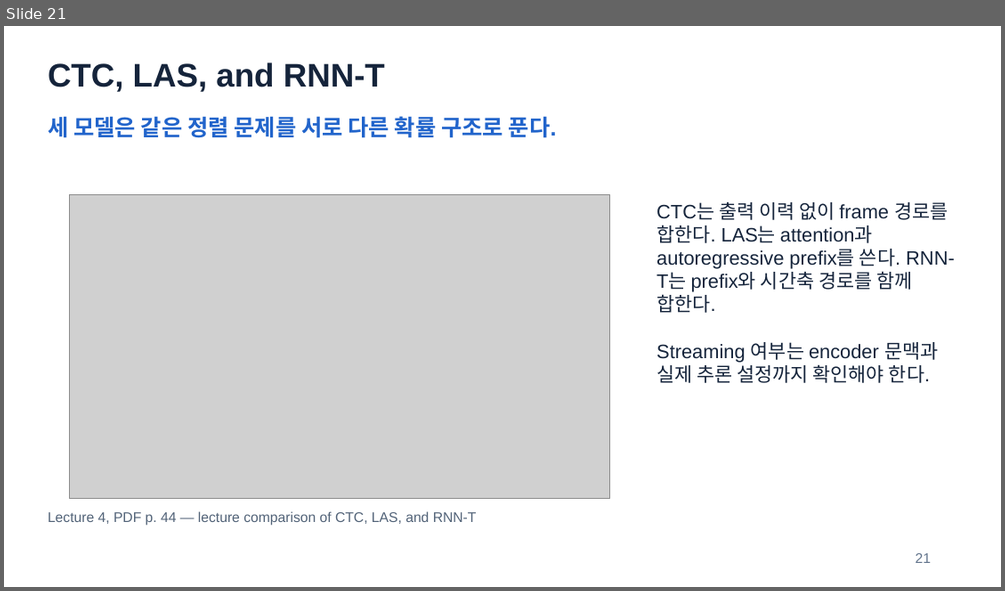
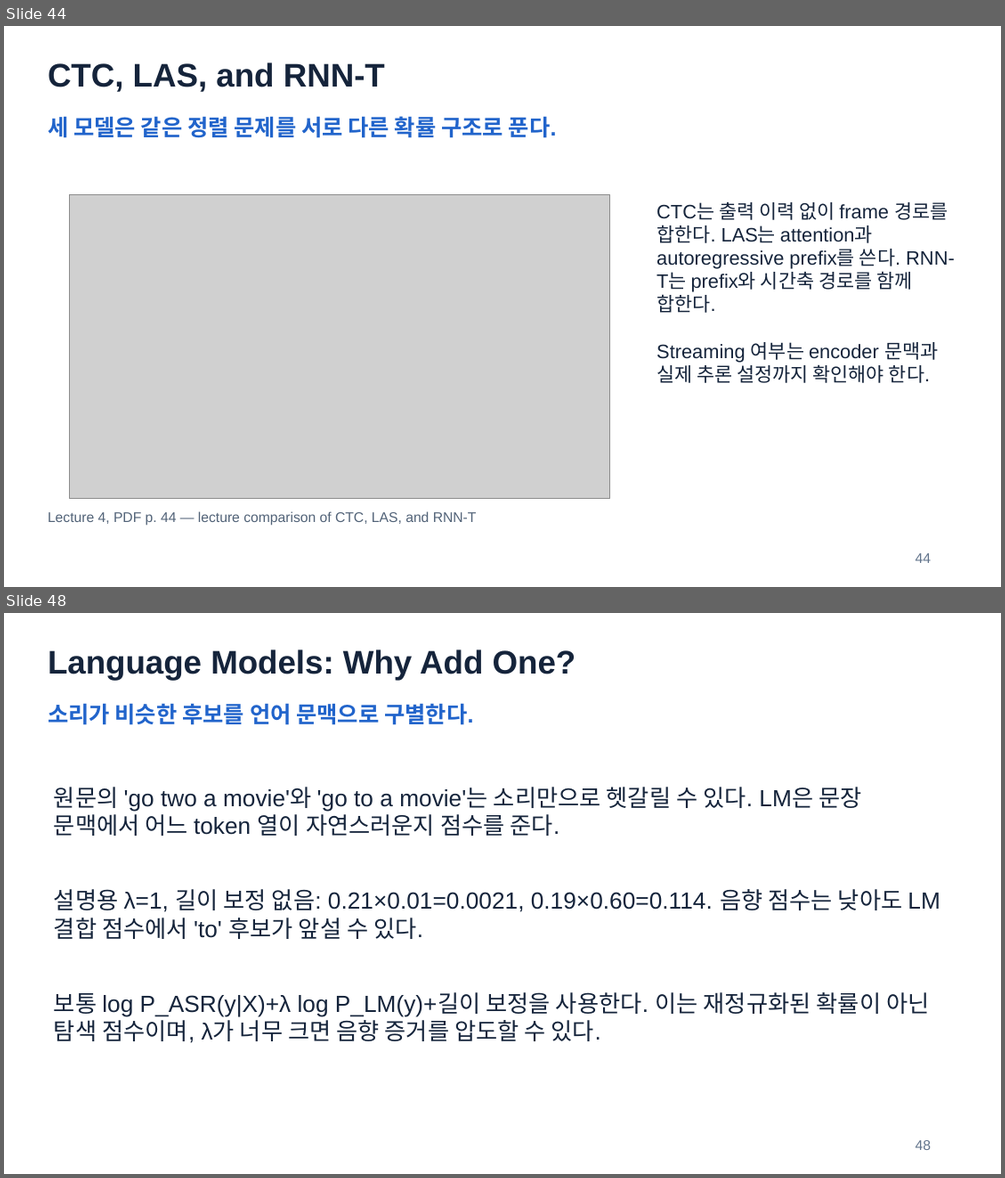
Before and after one commit to HyeonWooNa0861/HyeonWooNa0861.github.io, a slide deck: assets/presentations/study/speech-and-audio-recognition/sar-midterm-review-slides.pptx. Shown one above the other, each under a label of ours: slide 21 before the commit, slides 44 and 48 after it; the slides between them are not shown. The pictures are 1005x591 and 1005x1178 pixels, drawn with LibreOffice and Linux fonts; fonts in the diff are those of the drawing; grey boxes stand for pictures. Boxes give left, top, right and bottom in pixels: in the first picture for what was removed or moved away, otherwise in the second. Text is boxed around its words. In the diff, an @@ line names an element or a change of style, - is before the commit and + after.

```diff
--- a/assets/presentations/study/speech-and-audio-recognition/sar-midterm-review-slides.pptx
+++ b/assets/presentations/study/speech-and-audio-recognition/sar-midterm-review-slides.pptx
@@ slide 48 added at bbox=[4, 613, 1001, 1174], background #FFFFFF @@
@@ text added at bbox=[48, 649, 576, 680], 31.5 pt, text #15243B, bold @@
+Language Models: Why Add One?
@@ text added at bbox=[48, 703, 473, 725], 21.8 pt, text #2164CB, bold @@
+소리가 비슷한 후보를 언어 문맥으로 구별한다.
@@ text added at bbox=[54, 787, 861, 835], 22.5 pt, text #15243B @@
+원문의 'go two a movie'와 'go to a movie'는 소리만으로 헷갈릴 수 있다. LM은 문장 문맥에서 어느 token 열이 자연스러운지 점수를 준다.
@@ text added at bbox=[54, 889, 939, 939], 22.5 pt, text #15243B @@
+설명용 λ=1, 길이 보정 없음: 0.21×0.01=0.0021, 0.19×0.60=0.114. 음향 점수는 낮아도 LM 결합 점수에서 'to' 후보가 앞설 수 있다.
@@ text added at bbox=[54, 992, 929, 1043], 22.5 pt, text #15243B @@
+보통 log P_ASR(y|X)+λ log P_LM(y)+길이 보정을 사용한다. 이는 재정규화된 확률이 아닌 탐색 점수이며, λ가 너무 크면 음향 증거를 압도할 수 있다.
@@ text added at bbox=[915, 1140, 930, 1150], 13.5 pt, text #62748C @@
+48
@@ what was slide 21 is now slide 44 @@
@@ slide 44 changed as well @@
@@ text at bbox=[915, 553, 930, 563]: text changed @@
-21
+44
```
Also in this commit, not shown: 9 other slides changed, 36 other slides added, 2 other files.
